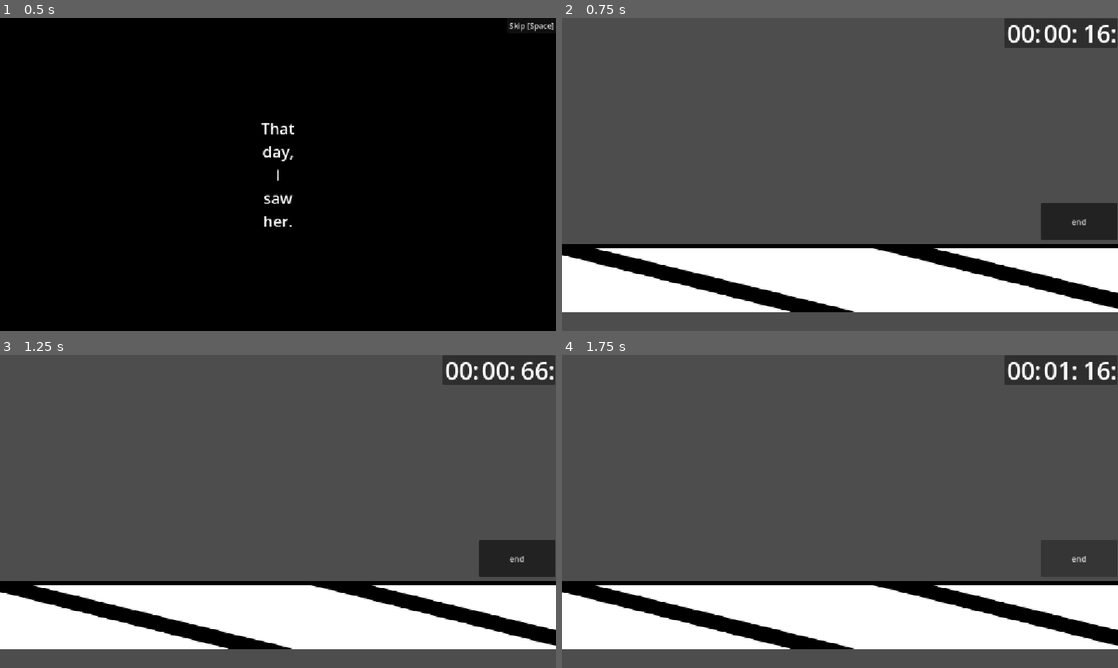
Above: before the commit, frames 1-4 (two rows, left to right).
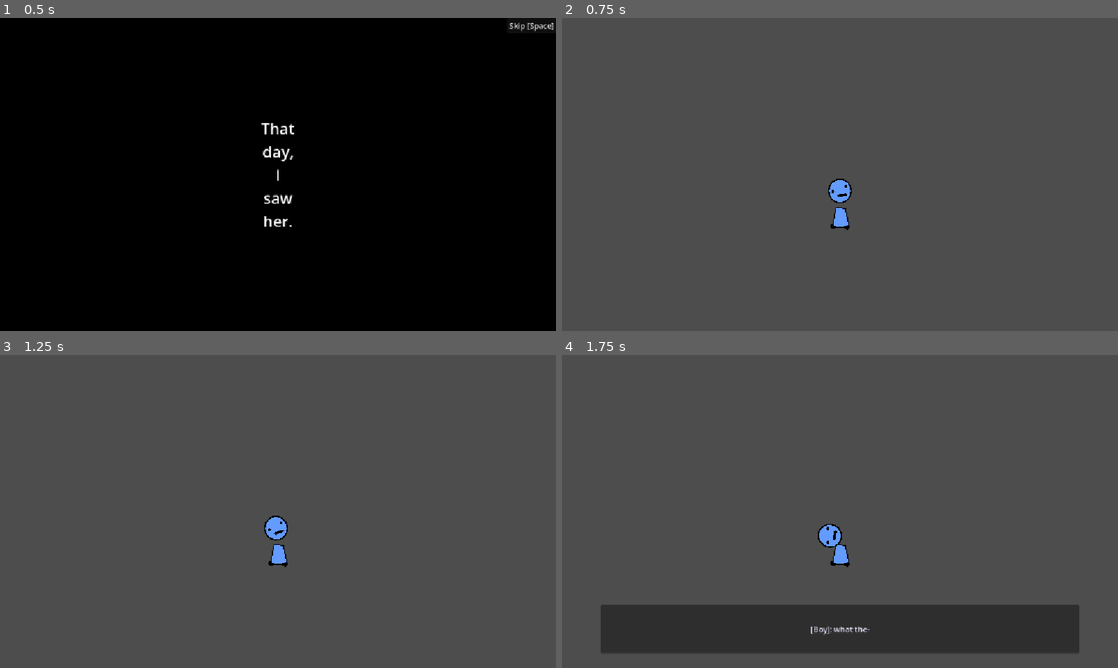
Above: after the commit, the same moments.

Repository: average4136/head-over-heels-game
Game: Godot game, scene res://Scenes/Cutscenes/opening_cutscene.tscn
The game is run twice, just before and just after one commit, with the same random seed, the same clock (stepped at 60 frames per second) and the same inputs. This scene is started directly instead of the project's main scene.
Inputs (mouse positions are in pixels of both pictures, inside the frame that each line leads up to):
- Up to frame 1 (0.5 s): no input
- Up to frame 2 (0.75 s): click "Skip [Space]" at 0.5 s
- Up to frame 3 (1.25 s): no input
- Up to frame 4 (1.75 s): click (1079, 558) at 1.25 s, where only the run before the commit has a clickable "end"

Frame 1 is identical in both runs. In frame 2, 26% of the frame differs, in the area x 0-100%, y 0-94%; in frame 3, 26%; in frame 4, 25%.

Commit message:
CHANGE: cutscenes, ADD: prelude

Diff:
--- a/Scenes/Cutscenes/opening_cutscene.tscn
+++ b/Scenes/Cutscenes/opening_cutscene.tscn
@@ -5,3 +5,4 @@
 
 [node name="CutscenePlayer" unique_id=1560959999 instance=ExtResource("1_bt1fc")]
 script = ExtResource("2_418q2")
+next_scene_path = "res://Scenes/prelude.tscn"
--- /dev/null
+++ b/Scenes/Objects/level_narration.tscn
@@ -0,0 +1,6 @@
+[gd_scene format=3 uid="uid://ijvbbuxqffrd"]
+
+[ext_resource type="Script" uid="uid://c7teuwgciumwy" path="res://Scripts/level_narration.gd" id="1_ehsun"]
+
+[node name="Node" type="Node" unique_id=253093370]
+script = ExtResource("1_ehsun")
--- /dev/null
+++ b/Scenes/prelude.tscn
@@ -0,0 +1,20 @@
+[gd_scene format=3 uid="uid://crukrtjrpamiy"]
+
+[ext_resource type="PackedScene" uid="uid://cyajayqvahtgv" path="res://Scenes/Guy.tscn" id="1_ufcnh"]
+[ext_resource type="Script" uid="uid://c3ts47ctfbeet" path="res://Scripts/prelude_controller.gd" id="2_wsnjc"]
+
+[sub_resource type="RectangleShape2D" id="RectangleShape2D_tx7xv"]
+size = Vector2(382, 20)
+
+[node name="Prelude" type="Node2D" unique_id=1402624357]
+
+[node name="Guy" parent="." unique_id=1796156875 instance=ExtResource("1_ufcnh")]
+
+[node name="StaticBody2D" type="StaticBody2D" parent="." unique_id=424600753]
+
+[node name="CollisionShape2D" type="CollisionShape2D" parent="StaticBody2D" unique_id=1280620807]
+position = Vector2(1, 10)
+shape = SubResource("RectangleShape2D_tx7xv")
+
+[node name="PreludeController" type="Node" parent="." unique_id=256461134]
+script = ExtResource("2_wsnjc")
--- a/Scripts/dialogue_manager.gd
+++ b/Scripts/dialogue_manager.gd
@@ -1,4 +1,7 @@
 extends CanvasLayer
+
+signal line_finished(speaker: String, text: String)
+signal all_dialogue_finished
 
 var voice_player: AudioStreamPlayer
 var subtitle_box: PanelContainer
@@ -8,12 +11,12 @@
 var is_playing: bool = false
 
 func _ready() -> void:
-	layer = 100 # Draws on top of all gameplay/cutscenes
+	layer = 100 # Draws on top of everything
 
 	voice_player = AudioStreamPlayer.new()
 	add_child(voice_player)
 
-	# Container for subtitles
+	# Subtitle box styling
 	subtitle_box = PanelContainer.new()
 	subtitle_box.set_anchors_preset(Control.PRESET_BOTTOM_WIDE)
 	subtitle_box.offset_top = -130.0
@@ -22,7 +25,7 @@
 	subtitle_box.offset_right = -80.0
 	subtitle_box.visible = false
 
-	# Text styling
+	# Subtitle text styling
 	subtitle_label = Label.new()
 	subtitle_label.horizontal_alignment = HORIZONTAL_ALIGNMENT_CENTER
 	subtitle_label.vertical_alignment = VERTICAL_ALIGNMENT_CENTER
@@ -44,6 +47,7 @@
 	if line_queue.is_empty():
 		is_playing = false
 		subtitle_box.visible = false
+		all_dialogue_finished.emit()
 		return
 
 	is_playing = true
@@ -66,9 +70,10 @@
 	if current["audio"] != null:
 		voice_player.stream = current["audio"]
 		voice_player.play()
-		wait_time = max(current["audio"].get_length(), current["duration"])
+		wait_time = max(current["audio"].get_length(), wait_time)
 
 	await get_tree().create_timer(wait_time).timeout
+	line_finished.emit(current["speaker"], current["text"])
 	_play_next()
 
 func stop_dialogue() -> void:
--- /dev/null
+++ b/Scripts/level_narration.gd
@@ -0,0 +1,97 @@
+extends Node
+
+@export var invisible_wall: CollisionShape2D # Block right until camera pan finishes
+@export var player_camera: Camera2D
+@export var map_overview_camera: Camera2D # Or use a Tween on player_camera
+@export var stopwatch_ui: Control
+
+var can_trigger_fail_lines: bool = false
+var failure_lines = [
+	"oof.",
+	"you should've just asked her out in the first place boy",
+	"ya ever played mario kart and fallen off the track? well im sorry because this isnt mario kart",
+	"fall 7 times, get up 8",
+	"im amazed at your tenacity. how down bad can you be to keep going",
+	"if you wanna give up, i can teleport you to the ocean, lots of other fish there",
+	"hey at least you don't take fall damage"
+]
+
+func _ready() -> void:
+	can_trigger_fail_lines = false
+	if invisible_wall:
+		invisible_wall.set_deferred("disabled", false)
+	_run_tutorial_sequence()
+
+func _run_tutorial_sequence() -> void:
+	DialogueManager.queue_line("boy", "where the hell did you take me", null, 2.5)
+	DialogueManager.queue_line("narrator", "a super secret path that will take you to that girl instantly", null, 3.5)
+	DialogueManager.queue_line("narrator", "once you reach the portal", null, 2.5)
+	DialogueManager.queue_line("narrator", "theres only one catch", null, 2.0)
+
+	# Wait for "theres only one catch" to finish
+	await DialogueManager.all_dialogue_finished
+
+	# 1. PAN TO MAP & PORTAL
+	await _pan_camera_top_to_bottom()
+
+	# 2. DELIVER PUNCHLINE
+	DialogueManager.queue_line("narrator", "you have to get up there first", null, 2.5)
+	await DialogueManager.all_dialogue_finished
+
+	# 3. LOWER INVISIBLE WALL & START STOPWATCH
+	if invisible_wall:
+		invisible_wall.set_deferred("disabled", true)
+	if stopwatch_ui and stopwatch_ui.has_method("start_stopwatch"):
+		stopwatch_ui.start_stopwatch()
+
+	# 4. REMAINING BANTER RUNS DURING CLIMB
+	_run_ascent_banter()
+
+func _pan_camera_top_to_bottom() -> void:
+	# Lock player inputs here if needed
+	# Tween camera from top portal back down to boy
+	var tween = create_tween()
+	# Example: smoothly interpolate camera position or switch active camera
+	# tween.tween_property(camera, "position", target_pos, 4.0)
+	await get_tree().create_timer(3.0).timeout # Replace with tween.finished
+
+func _run_ascent_banter() -> void:
+	DialogueManager.queue_line("boy", "WHAT? in this condition??", null, 2.5)
+	DialogueManager.queue_line("narrator", "but of course, nothing worth doing is easyy", null, 3.0)
+	DialogueManager.queue_line("boy", "this is going to take forever", null, 2.5)
+	DialogueManager.queue_line("narrator", "but of course, good things take time", null, 3.0)
+	DialogueManager.queue_line("boy", "you piss me off, did you do this to me? who are you?", null, 3.5)
+	DialogueManager.queue_line("narrator", "im but a charming omniscient humble being gracing you with my presence", null, 4.0)
+	DialogueManager.queue_line("narrator", "and you ask too many questions boy, you think too much", null, 3.5)
+	DialogueManager.queue_line("narrator", "which is precisely why you have developed this syndrome", null, 3.5)
+	DialogueManager.queue_line("boy", "and you know that how?", null, 2.0)
+	DialogueManager.queue_line("narrator", "im a charming omniscient humble being", null, 3.0)
+	DialogueManager.queue_line("boy", "so you did do this", null, 2.0)
+	DialogueManager.queue_line("narrator", "oh take some responsibility, boy", null, 2.5)
+	DialogueManager.queue_line("narrator", "she loves responsible men", null, 2.5)
+	DialogueManager.queue_line("boy", "shut up. don't talk like you know her", null, 2.5)
+	DialogueManager.queue_line("narrator", "hahaha, do I need to remind you who I am again?", null, 3.0)
+	DialogueManager.queue_line("boy", "please no.", null, 1.5)
+	DialogueManager.queue_line("narrator", "i guess you wouldn't believe me if I said if you had just stopped being in your head", null, 4.0)
+	DialogueManager.queue_line("narrator", "and went and asked her out, it would've worked out", null, 3.5)
+	DialogueManager.queue_line("boy", "WHAT? REALLY?", null, 2.0)
+	DialogueManager.queue_line("narrator", "Oh what, now you want to believe me?", null, 2.5)
+	DialogueManager.queue_line("narrator", "I was just kidding anyways.", null, 2.5)
+	DialogueManager.queue_line("boy", "...", null, 2.0)
+	DialogueManager.queue_line("narrator", "oou silent treatment", null, 2.0)
+	DialogueManager.queue_line("narrator", "not a good look", null, 2.0)
+	DialogueManager.queue_line("narrator", "look boy, I know you are head over heels for her", null, 3.0)
+	DialogueManager.queue_line("narrator", "i mean how down bad could you be to actually agree to going on this treacherous journey for a girl", null, 4.5)
+	DialogueManager.queue_line("boy", "shut it.", null, 1.5)
+	DialogueManager.queue_line("narrator", "look at our little tsundere over here", null, 2.5)
+	DialogueManager.queue_line("narrator", "fine, I will, unless I can't help it", null, 3.0)
+	DialogueManager.queue_line("narrator", "good luck boy.", null, 2.5)
+
+	await DialogueManager.all_dialogue_finished
+	# NOW AND ONLY NOW CAN FAILURES TRIGGER ROASTS
+	can_trigger_fail_lines = true
+
+# Called whenever player suffers a big drop
+func on_player_hard_fall() -> void:
+	if can_trigger_fail_lines and not DialogueManager.is_playing:
+		DialogueManager.queue_line("narrator", failure_lines.pick_random(), null, 3.0)
--- a/Scripts/opening_cutscene.gd
+++ b/Scripts/opening_cutscene.gd
@@ -2,34 +2,11 @@
 
 func _setup_slides() -> void:
 	slides = [
-		{
-			"text": "That day, I saw her.",
-			"img": null,
-			"audio": null,
-			"time": 3.0
-		},
-		{
-			"text": "But my feet wouldn't move.",
-			"img": null,
-			"audio": null,
-			"time": 3.0
-		},
-		{
-			"text": "Negative thoughts kept filling my head...",
-			"img": null,
-			"audio": null,
-			"time": 3.5
-		},
-		{
-			"text": "...and weighed me down.",
-			"img": null,
-			"audio": null,
-			"time": 3.0
-		},
-		{
-			"text": "She was out of reach.",
-			"img": null,
-			"audio": null,
-			"time": 3.0
-		}
+		{"text": "That day, I saw her.", "img": null, "audio": null, "time": 3.0},
+		{"text": "But my feet wouldn't move.", "img": null, "audio": null, "time": 3.0},
+		{"text": "Negative thoughts kept filling my head...", "img": null, "audio": null, "time": 3.5},
+		{"text": "...and weighed me down.", "img": null, "audio": null, "time": 3.0},
+		{"text": "She was out of reach.", "img": null, "audio": null, "time": 3.0}
 	]
+
+# next scene path will be the post-eyeopen scene on the street
--- /dev/null
+++ b/Scripts/prelude_controller.gd
@@ -0,0 +1,35 @@
+extends Node
+
+# Points directly to your team's main climb scene
+@export_file("*.tscn") var main_climb_scene: String = "res://Scenes/game.tscn"
+
+func _ready() -> void:
+	_play_prelude()
+
+func _play_prelude() -> void:
+	# Initial delay so player lands and takes in their heavy head
+	await get_tree().create_timer(0.8).timeout
+
+	DialogueManager.queue_line("boy", "what the-", null, 1.5)
+	DialogueManager.queue_line("boy", "MY HEAD", null, 2.0)
+	DialogueManager.queue_line("narrator", "dont be so down, i know how to fix you", null, 3.5)
+	DialogueManager.queue_line("boy", "wh-who are you?", null, 2.0)
+	DialogueManager.queue_line("narrator", "pay no mind to that for now, be a good boy and listen", null, 3.5)
+	DialogueManager.queue_line("narrator", "you want to talk to that girl right?", null, 2.5)
+	DialogueManager.queue_line("boy", "WHA", null, 1.5)
+	DialogueManager.queue_line("narrator", "You need not be ashamed, here's what you must do", null, 3.5)
+
+	# Await until the narrator finishes the entire block
+	await DialogueManager.all_dialogue_finished
+
+	# Teleport to the main climb scene
+	teleport_to_climb()
+
+func _unhandled_input(event: InputEvent) -> void:
+	# Space or Escape lets the player skip the walk and warp immediately
+	if event.is_action_pressed("ui_accept") or event.is_action_pressed("ui_cancel"):
+		teleport_to_climb()
+
+func teleport_to_climb() -> void:
+	DialogueManager.stop_dialogue()
+	get_tree().change_scene_to_file(main_climb_scene)
Not shown, added: Scripts/level_narration.gd.uid
Not shown, added: Scripts/prelude_controller.gd.uid
